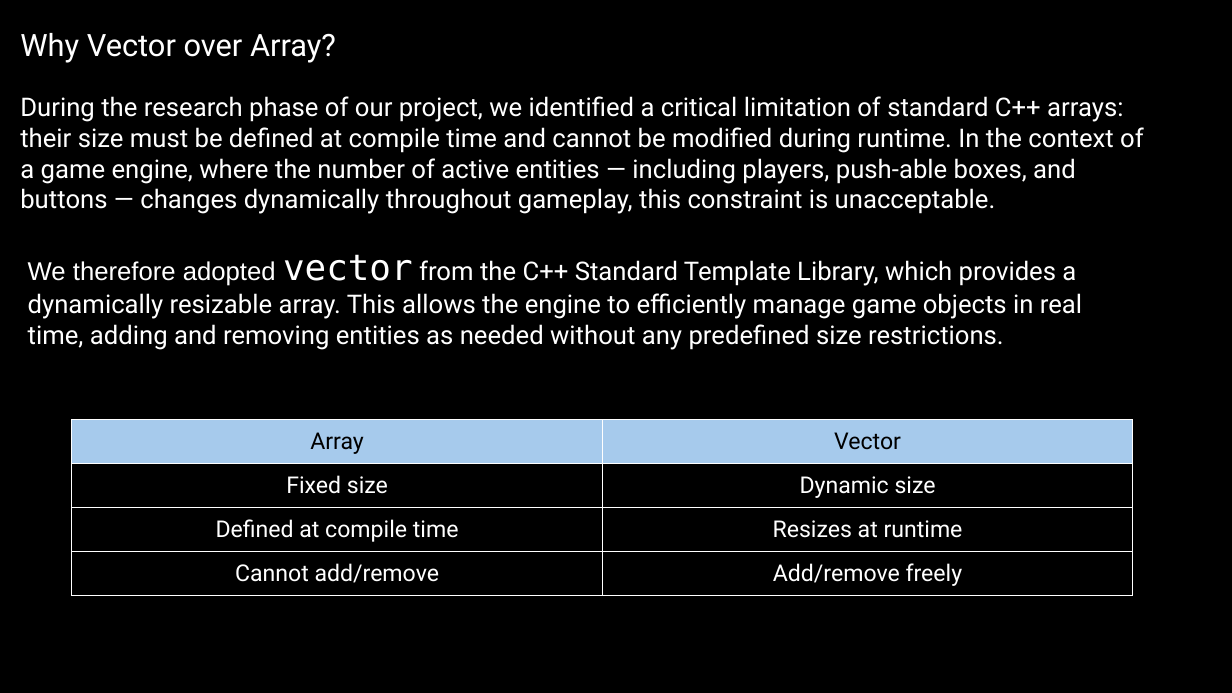
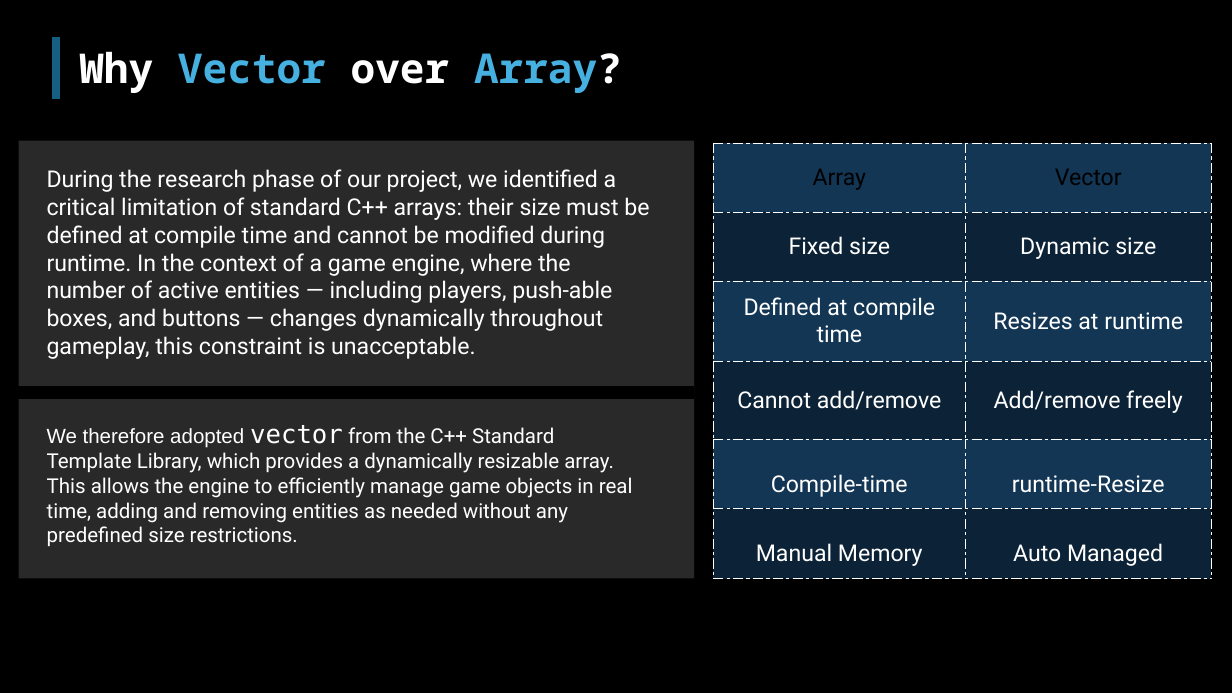
Before and after one commit to emanmo5050-oss/GamEngine26, a slide deck: slide 6 of GamEngine26.pptx (slide 9 before the commit). Drawn at 1232x693 pixels with LibreOffice and Linux fonts; fonts in the diff are those of the drawing. Boxes give left, top, right and bottom in pixels: in the first picture for what was removed or moved away, otherwise in the second. Text is boxed around its words. In the diff, an @@ line names an element or a change of style, - is before the commit and + after.

```diff
--- a/GamEngine26.pptx
+++ b/GamEngine26.pptx
@@ text at (20,33,336,63): paragraph removed @@
-Why Vector over Array?
@@ line added from (56, 37) to (56, 99), #156082 6 pt @@
@@ text added at (79,51,622,93), 32 pt, text #46B1E1, bold @@
+Why Vector over Array?
@@ rectangle added at (18,140,694,579), fill #292929 @@
@@ text "During the research phase of ...": place and size @@
-text "During the research phase of ..." at (20,33,1144,214)
+text "During the research phase of ..." at (47,169,649,359)
@@ text "During the research phase of ..." at (47,169,649,359): size 20 to 18 pt @@
@@ table at (714,143,1212,440) @@
@@ fill #A6CAEC to #133655 in row 1 @@
@@ fill none to #0C2236 in 4 cells @@
@@ fill none to #133655 in row 3 @@
@@ borders changed @@
@@ table: place and size @@
-table at (72,420,1133,595)
+table at (714,143,1212,440)
@@ text "We therefore adopted vector from ...": place and size @@
-text "We therefore adopted vector from ..." at (28,254,1082,350)
+text "We therefore adopted vector from ..." at (47,425,633,546)
@@ text "We therefore adopted vector from ..." at (47,425,633,546): size 20 to 16 pt; size 28 to 20 pt in "vector" @@
@@ table added at (714,439,1212,579), 2 rows, 2 columns @@
+Compile-time | runtime-Resize
+Manual Memory | Auto Managed
```
Also in this commit, not shown: 5 other slides changed, 8 slides added, 5 slides removed, 5 other files.
